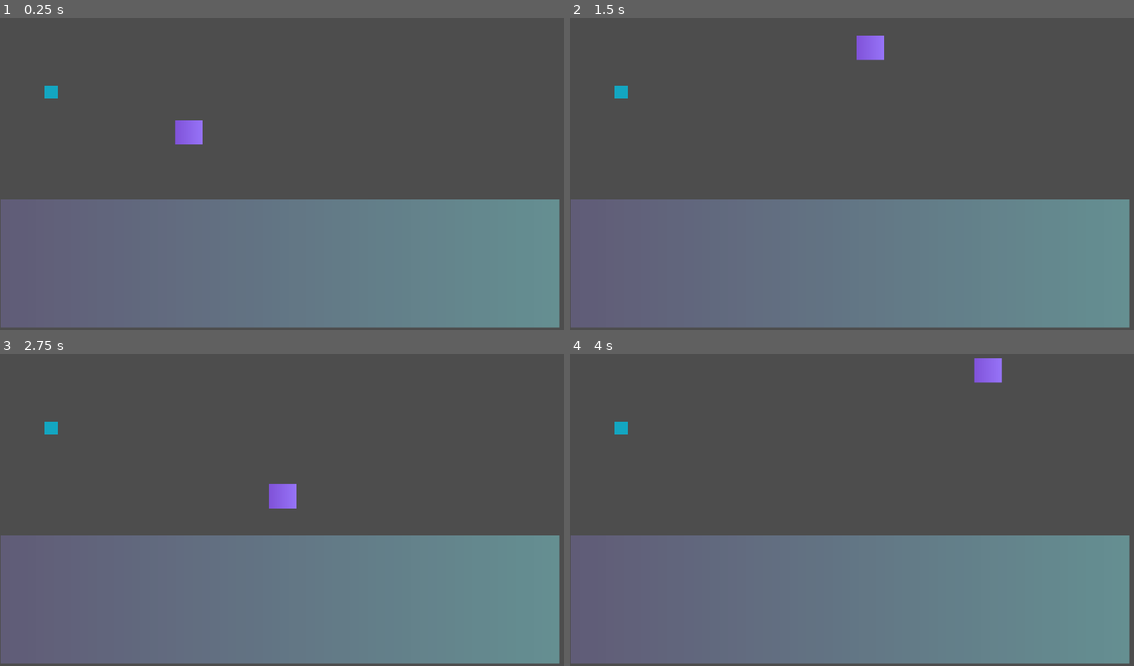
Above: before the commit, frames 1-4 (two rows, left to right).
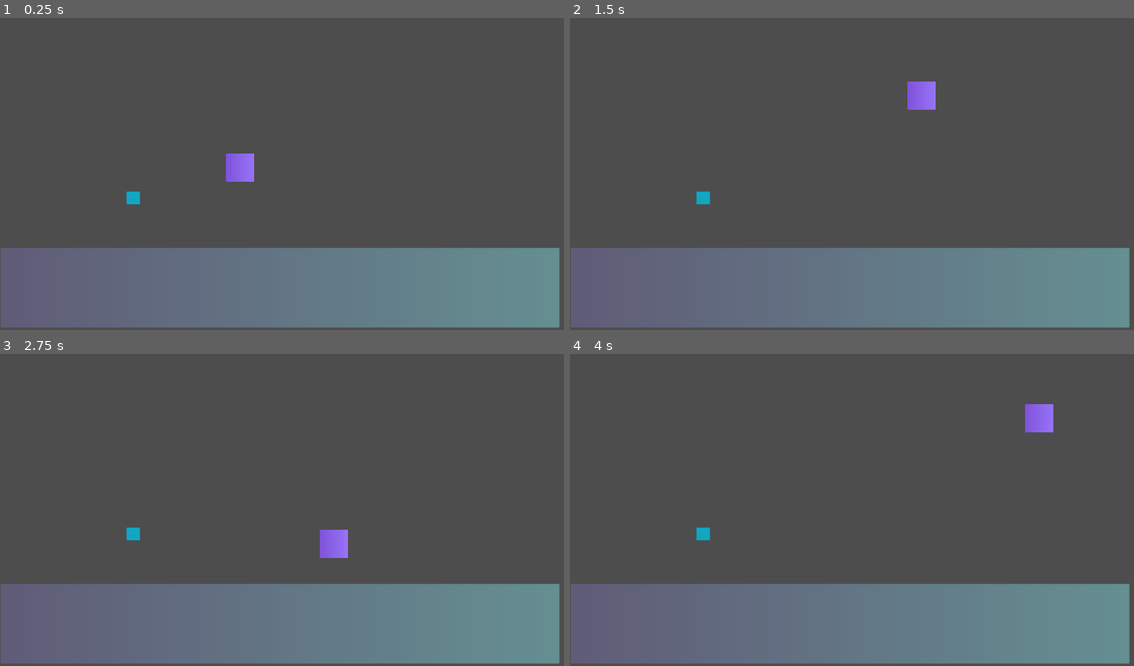
Above: after the commit, the same moments.

Repository: cmaciver/double-bubble-ggj
Game: Godot game, scene res://src/sab-test-scene.tscn
The game is run twice, just before and just after one commit, with the same random seed, the same clock (stepped at 60 frames per second) and the same inputs.
Inputs:
- Up to frame 1 (0.25 s): no input
- Up to frame 2 (1.5 s): hold D (platform_right) from 0.53 s (still down); tap Space (platform_jump) at 0.77 s
- Up to frame 3 (2.75 s): tap Space (platform_jump) at 1.52 s; release D (platform_right) at 2.03 s; hold A (platform_left) from 2.03 s (still down)
- Up to frame 4 (4 s): release A (platform_left) at 2.78 s; hold D (platform_right) from 2.78 s (still down); tap Space (platform_jump) at 3.02, 3.77 s

The runs differ from the first frame. In frame 1, 16% of the frame differs, in the area x 0-100%, y 21-74%; in frame 2, 16%; in frame 3, 16%; in frame 4, 16%, in the area x 0-100%, y 1-74%.

Commit message:
bubble pop and jump off it if u want

Diff:
--- a/double-bubble/project.godot
+++ b/double-bubble/project.godot
@@ -17,8 +17,10 @@
 
 [display]
 
-window/size/viewport_width=1920
-window/size/viewport_height=1080
+window/size/viewport_width=480
+window/size/viewport_height=270
+window/size/window_width_override=1920
+window/size/window_height_override=1080
 
 [input]
 
--- a/double-bubble/src/player1/platformer-character.tscn
+++ b/double-bubble/src/player1/platformer-character.tscn
@@ -3,7 +3,7 @@
 [ext_resource type="Script" path="res://src/player1/platformer_character.gd" id="1_8wvk8"]
 
 [sub_resource type="RectangleShape2D" id="RectangleShape2D_dnpdv"]
-size = Vector2(53, 45.5)
+size = Vector2(48, 48)
 
 [sub_resource type="Gradient" id="Gradient_oejba"]
 colors = PackedColorArray(0.504174, 0.32616, 0.852131, 1, 0.592606, 0.455284, 0.97366, 1)
@@ -15,10 +15,9 @@
 script = ExtResource("1_8wvk8")
 
 [node name="CollisionShape2D" type="CollisionShape2D" parent="."]
-position = Vector2(155.5, 141.25)
 shape = SubResource("RectangleShape2D_dnpdv")
 
 [node name="Sprite2D" type="Sprite2D" parent="."]
-position = Vector2(155, 142)
-scale = Vector2(0.726563, 0.648437)
+position = Vector2(0, 1.90735e-06)
+scale = Vector2(0.75, 0.75)
 texture = SubResource("GradientTexture2D_wiprs")
--- a/double-bubble/src/player1/platformer_character.gd
+++ b/double-bubble/src/player1/platformer_character.gd
@@ -1,10 +1,8 @@
 extends CharacterBody2D
-
 
 const SPEED = 400.0
 const JUMP_VELOCITY = -1000.0
 signal bubble_touched
-
 
 func _physics_process(delta: float) -> void:
 	# Add the gravity.
--- a/double-bubble/src/sab-test-scene.tscn
+++ b/double-bubble/src/sab-test-scene.tscn
@@ -5,7 +5,7 @@
 [ext_resource type="PackedScene" uid="uid://bu6ahebiuvuky" path="res://src/bubble.tscn" id="2_lsmqj"]
 
 [sub_resource type="RectangleShape2D" id="RectangleShape2D_3ejbj"]
-size = Vector2(1908.25, 434)
+size = Vector2(1908.25, 267)
 
 [sub_resource type="Gradient" id="Gradient_pfdk5"]
 colors = PackedColorArray(0.379319, 0.361794, 0.469469, 1, 0.396856, 0.562075, 0.572194, 1)
@@ -19,19 +19,24 @@
 [node name="StaticBody2D" type="StaticBody2D" parent="."]
 
 [node name="CollisionShape2D" type="CollisionShape2D" parent="StaticBody2D"]
-position = Vector2(957.875, 850)
+position = Vector2(957.875, 933.5)
 shape = SubResource("RectangleShape2D_3ejbj")
 
 [node name="Sprite2D" type="Sprite2D" parent="StaticBody2D"]
-position = Vector2(953.501, 854)
-scale = Vector2(29.7031, 6.8125)
+position = Vector2(953.501, 936)
+scale = Vector2(29.7031, 4.25)
 texture = SubResource("GradientTexture2D_r3q18")
 
 [node name="Platformer" parent="." instance=ExtResource("1_o2pp1")]
-position = Vector2(333, 94)
+position = Vector2(817, 498)
 scale = Vector2(2, 2)
 
 [node name="Bubble" parent="." instance=ExtResource("2_lsmqj")]
+position = Vector2(280, 360)
+
+[node name="BubblePopTimer" type="Timer" parent="."]
+wait_time = 0.11
 
 [connection signal="body_entered" from="Bubble" to="." method="_on_bubble_body_entered"]
 [connection signal="body_shape_entered" from="Bubble" to="." method="_on_bubble_body_shape_entered"]
+[connection signal="timeout" from="BubblePopTimer" to="." method="_on_bubble_pop_timer_timeout"]
--- a/double-bubble/src/sab_test_scene.gd
+++ b/double-bubble/src/sab_test_scene.gd
@@ -1,14 +1,23 @@
 extends Node2D
 @onready var platformer = get_node("Platformer")
+@onready var bubble_pop_timer = get_node("BubblePopTimer")
+
+var bubble_queue = []
 
 # Called when the node enters the scene tree for the first time.
 func _ready() -> void:
 	platformer.bubble_touched.connect(_on_platformer_bubble_touched)
-
 
 # Called every frame. 'delta' is the elapsed time since the previous frame.
 func _process(delta: float) -> void:
 	pass
 
 func _on_platformer_bubble_touched(collider):
-	remove_child(collider)
+	if(bubble_pop_timer.is_stopped()):
+		bubble_pop_timer.start()
+		if(!bubble_queue.has(collider)):
+			bubble_queue.append(collider)
+
+func _on_bubble_pop_timer_timeout() -> void:
+	var bubble_to_remove = bubble_queue.pop_front()
+	remove_child(bubble_to_remove)
